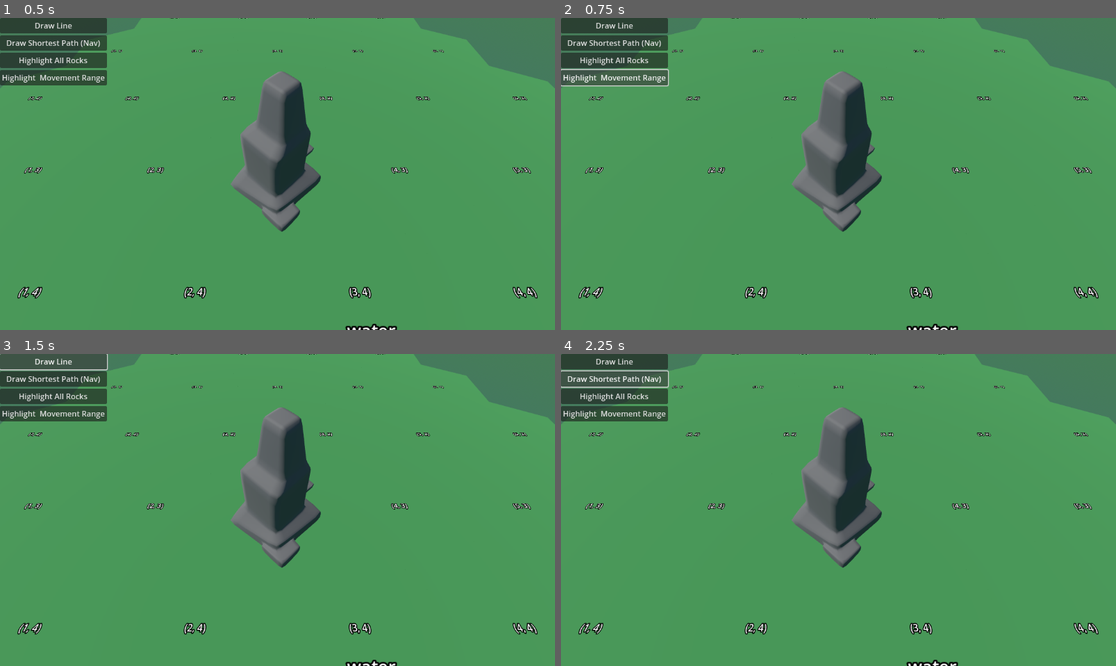
Above: before the commit, frames 1-4 (two rows, left to right).
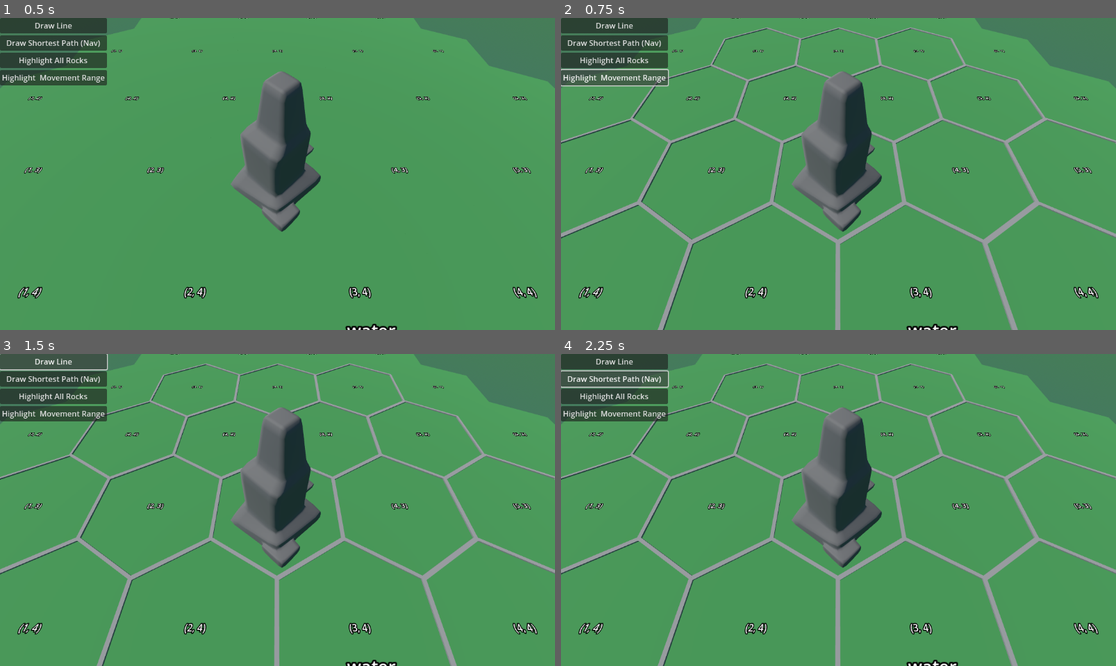
Above: after the commit, the same moments.

Repository: nheeb/spell-tactics
Game: Godot game, scene res://Logic/Main.tscn
Two runs of this game, one before a commit and one after it. Both use one fixed random seed, a clock stepped at 60 frames per second and the inputs below.
Inputs:
- Up to frame 1 (0.5 s): no input
- Up to frame 2 (0.75 s): click "Highlight Movement Range" at 0.5 s
- Up to frame 3 (1.5 s): click "Draw Line" at 1.25 s
- Up to frame 4 (2.25 s): click "Draw Shortest Path (Nav)" at 2 s

Frame 1 is identical in both runs. In frame 2, 5.4% of the frame differs, in the area x 0-100%, y 2-100%; in frame 3, 5.4%; in frame 4, 5.4%.

Commit message:
highlighting + movement range

Diff:
--- /dev/null
+++ b/Assets/Materials/TileHighlightMaterial.tres
@@ -0,0 +1,5 @@
+[gd_resource type="StandardMaterial3D" format=3 uid="uid://dbf6q34gmno45"]
+
+[resource]
+resource_local_to_scene = true
+albedo_color = Color(1, 0.517647, 0.701961, 1)
--- a/Entities/Types/Rock.tres
+++ b/Entities/Types/Rock.tres
@@ -1,16 +1,16 @@
-[gd_resource type="Resource" script_class="EntityResource" load_steps=3 format=3 uid="uid://c6t18hbsmwiha"]
+[gd_resource type="Resource" script_class="EntityType" load_steps=3 format=3 uid="uid://c6t18hbsmwiha"]
 
-[ext_resource type="Script" path="res://Entities/EntityType.gd" id="1_vmmxh"]
-[ext_resource type="PackedScene" uid="uid://cd3p0i6kbwcd4" path="res://Entities/VisualRock.tscn" id="2_145bo"]
+[ext_resource type="Script" path="res://Entities/EntityType.gd" id="1_aefp8"]
+[ext_resource type="PackedScene" uid="uid://cd3p0i6kbwcd4" path="res://Entities/VisualRock.tscn" id="2_xwpuv"]
 
 [resource]
-script = ExtResource("1_vmmxh")
-internal_name = ""
+script = ExtResource("1_aefp8")
+internal_name = "rock"
 can_be_hovered = true
-pretty_name = ""
-fluff_text = ""
-visual_scene = ExtResource("2_145bo")
+pretty_name = "Rock"
+fluff_text = "Rocky Rock"
+visual_scene = ExtResource("2_xwpuv")
 is_drainable = true
-energy = Array[int]([])
-is_obstacle = false
+energy = Array[int]([2])
+is_obstacle = true
 cover_value = 1
--- a/Logic/Tiles/Tile.gd
+++ b/Logic/Tiles/Tile.gd
@@ -1,4 +1,6 @@
 class_name Tile extends Node3D
+
+
 
 var entities: Array[Entity]
 
@@ -6,16 +8,21 @@
 var q: int
 
 
+static func create(r, q) -> Tile:
+	# TODO
+	return null
+
+
 func _on_area_3d_mouse_entered() -> void:
-	$Edges.visible = true
+	set_highlight(Highlight.Type.Hover, true)
 
 func _on_area_3d_mouse_exited() -> void:
-	$Edges.visible = false
+	set_highlight(Highlight.Type.Hover, false)
 
 func add_entity(entity: Entity):
 	entities.append(entity)
 	if entity.visual_entity != null:
-		$Visuals.add_child(entity.visual_entity)
+		$VisualEntities.add_child(entity.visual_entity)
 		entity.visual_entity.owner = self
 
 
@@ -33,3 +40,14 @@
 	for ent in entities:
 		factor = max(factor, ent.resource.cover_value)
 	return factor
+
+
+
+func set_highlight(type: Highlight.Type, active: bool, _reset_others := false):
+	if _reset_others:
+		# TODO (if needed)
+		pass
+	if active:
+		$Highlight.enable_highlight(type)
+	else:
+		$Highlight.disable_highlight(type)
--- a/Logic/Tiles/Tile.tscn
+++ b/Logic/Tiles/Tile.tscn
@@ -1,7 +1,9 @@
-[gd_scene load_steps=5 format=3 uid="uid://dgrhssy80ss18"]
+[gd_scene load_steps=7 format=3 uid="uid://dgrhssy80ss18"]
 
 [ext_resource type="Script" path="res://Logic/Tiles/Tile.gd" id="1_scmar"]
 [ext_resource type="Material" uid="uid://dybc4a2mp16cg" path="res://Assets/Materials/TileGroundMaterial.tres" id="2_c24a5"]
+[ext_resource type="Script" path="res://Logic/Tiles/TileHighlight.gd" id="3_ho6t1"]
+[ext_resource type="Material" uid="uid://dbf6q34gmno45" path="res://Assets/Materials/TileHighlightMaterial.tres" id="4_eqav3"]
 
 [sub_resource type="CylinderMesh" id="CylinderMesh_wyt28"]
 material = ExtResource("2_c24a5")
@@ -12,45 +14,13 @@
 rings = 1
 
 [sub_resource type="BoxMesh" id="BoxMesh_ltq8m"]
+material = ExtResource("4_eqav3")
 
 [node name="Tile" type="Node3D"]
 script = ExtResource("1_scmar")
 
 [node name="Hexagon" type="MeshInstance3D" parent="."]
 mesh = SubResource("CylinderMesh_wyt28")
-
-[node name="Edges" type="Node3D" parent="."]
-visible = false
-
-[node name="Edge1" type="MeshInstance3D" parent="Edges"]
-transform = Transform3D(0.866025, 0, 0.018452, 0, 0.235877, 0, -0.5, 0, 0.0319599, 0.42628, 0, 0.738338)
-mesh = SubResource("BoxMesh_ltq8m")
-skeleton = NodePath("../..")
-
-[node name="Edge2" type="MeshInstance3D" parent="Edges"]
-transform = Transform3D(0.8941, 0, 0.018452, 0, 0.235877, 0, -0.516209, 0, 0.0319599, -0.429618, 0, -0.744119)
-mesh = SubResource("BoxMesh_ltq8m")
-skeleton = NodePath("../..")
-
-[node name="Edge3" type="MeshInstance3D" parent="Edges"]
-transform = Transform3D(-5.85972e-08, 0, 0.0369041, 0, 0.235877, 0, -0.983099, 0, -3.72529e-09, -0.866, 0, 0.003)
-mesh = SubResource("BoxMesh_ltq8m")
-skeleton = NodePath("../..")
-
-[node name="Edge4" type="MeshInstance3D" parent="Edges"]
-transform = Transform3D(-6.11726e-08, 0, 0.0369041, 0, 0.235877, 0, -1.02631, 0, -3.72529e-09, 0.852, 0, 0)
-mesh = SubResource("BoxMesh_ltq8m")
-skeleton = NodePath("../..")
-
-[node name="Edge5" type="MeshInstance3D" parent="Edges"]
-transform = Transform3D(-0.857549, 0, 0.018452, 0, 0.235877, 0, -0.495107, 0, -0.0319599, 0.433373, 2.38419e-07, -0.755619)
-mesh = SubResource("BoxMesh_ltq8m")
-skeleton = NodePath("../..")
-
-[node name="Edge6" type="MeshInstance3D" parent="Edges"]
-transform = Transform3D(-0.877268, 0, 0.018452, 0, 0.235877, 0, -0.506491, 0, -0.0319599, -0.436516, 2.38419e-07, 0.751075)
-mesh = SubResource("BoxMesh_ltq8m")
-skeleton = NodePath("../..")
 
 [node name="DebugLabel" type="Label3D" parent="."]
 transform = Transform3D(1, 0, 0, 0, -4.37114e-08, 1, 0, -1, -4.37114e-08, 0, 0.125358, -5.47957e-09)
@@ -67,7 +37,43 @@
 depth = 0.2
 polygon = PackedVector2Array(1, 0, 0.5, 0.866, -0.5, 0.866, -1, 0, -0.5, -0.866, 0.5, -0.866)
 
-[node name="Visuals" type="Node3D" parent="."]
+[node name="VisualEntities" type="Node3D" parent="."]
+
+[node name="Highlight" type="Node3D" parent="."]
+script = ExtResource("3_ho6t1")
+
+[node name="Edges" type="Node3D" parent="Highlight"]
+visible = false
+
+[node name="Edge1" type="MeshInstance3D" parent="Highlight/Edges"]
+transform = Transform3D(0.866025, 0, 0.018452, 0, 0.235877, 0, -0.5, 0, 0.0319599, 0.42628, 0, 0.738338)
+mesh = SubResource("BoxMesh_ltq8m")
+skeleton = NodePath("../../..")
+
+[node name="Edge2" type="MeshInstance3D" parent="Highlight/Edges"]
+transform = Transform3D(0.8941, 0, 0.018452, 0, 0.235877, 0, -0.516209, 0, 0.0319599, -0.429618, 0, -0.744119)
+mesh = SubResource("BoxMesh_ltq8m")
+skeleton = NodePath("../../..")
+
+[node name="Edge3" type="MeshInstance3D" parent="Highlight/Edges"]
+transform = Transform3D(-5.85972e-08, 0, 0.0369041, 0, 0.235877, 0, -0.983099, 0, -3.72529e-09, -0.866, 0, 0.003)
+mesh = SubResource("BoxMesh_ltq8m")
+skeleton = NodePath("../../..")
+
+[node name="Edge4" type="MeshInstance3D" parent="Highlight/Edges"]
+transform = Transform3D(-6.11726e-08, 0, 0.0369041, 0, 0.235877, 0, -1.02631, 0, -3.72529e-09, 0.852, 0, 0)
+mesh = SubResource("BoxMesh_ltq8m")
+skeleton = NodePath("../../..")
+
+[node name="Edge5" type="MeshInstance3D" parent="Highlight/Edges"]
+transform = Transform3D(-0.857549, 0, 0.018452, 0, 0.235877, 0, -0.495107, 0, -0.0319599, 0.433373, 2.38419e-07, -0.755619)
+mesh = SubResource("BoxMesh_ltq8m")
+skeleton = NodePath("../../..")
+
+[node name="Edge6" type="MeshInstance3D" parent="Highlight/Edges"]
+transform = Transform3D(-0.877268, 0, 0.018452, 0, 0.235877, 0, -0.506491, 0, -0.0319599, -0.436516, 2.38419e-07, 0.751075)
+mesh = SubResource("BoxMesh_ltq8m")
+skeleton = NodePath("../../..")
 
 [connection signal="mouse_entered" from="Area3D" to="." method="_on_area_3d_mouse_entered"]
 [connection signal="mouse_exited" from="Area3D" to="." method="_on_area_3d_mouse_exited"]
--- a/Logic/Tiles/TileGrid.gd
+++ b/Logic/Tiles/TileGrid.gd
@@ -11,17 +11,12 @@
 
 ## 2D Array of tiles, indexed with (r,q)
 var tiles: Array[Array] = []  # Tile
+var n_rows: int
+var n_cols: int
 
 func _ready() -> void:
 	init_basic_grid(3)
 
-class Index:
-	var r: int
-	var q: int
-
-	func _init(r: int, q: int):
-		self.r = r
-		self.q = q
 
 var TileScene = preload("res://Logic/Tiles/Tile.tscn")
 const Q_BASIS: Vector2 = Vector2(sqrt(3), 0)
@@ -44,8 +39,8 @@
 			# in that case continue and put null into the array position
 			if tile_distance(r, q, n, n) > n:
 				continue
-			# place all tiles in pointy-up fashion
-			# that mean they are higher than they are wide
+
+			# TODO put this into some create_tile method
 			var new_tile: Tile = TileScene.instantiate()
 			add_child(new_tile)
 			new_tile.owner = self
@@ -58,6 +53,9 @@
 	add_entity(3, 3, ROCK_TEST_ENTITY)
 	add_entity(3, 4, WATER_TEST_ENTITY)
 
+	n_rows = 2 * n + 1
+	n_cols = 2 * n + 1
+
 func add_entity(r: int, q: int, entity_type: EntityType):
 	# should entities only be part of tiles or do we want a second data structure outside?
 	# here, in TileGrid
@@ -68,11 +66,6 @@
 
 func rq_to_tile(r: int, q: int) -> Tile:
 	return tiles[r][q].add_tile()
-
-## can return null if the tile is not present
-func tile_to_rq(t: Tile) -> Vector2i:
-	# TODO !!
-	return Vector2i(0, 0)
 
 
 ## could maybe be put in Utils singleton
@@ -87,6 +80,7 @@
 	pass
 
 ## returns a list of Tiles forming the straight line between tile1 and tile2.
+## (obstacles are ignored)
 func get_line(tile1: Tile, tile2: Tile) -> Array[Tile]:
 	# TODO
 	return []
@@ -95,13 +89,29 @@
 func get_shortest_path(tile1: Tile, tile2: Tile) -> Array[Tile]:
 	return []
 
-func get_all_tiles_in_distance():
-	# TODO obstacles
-	pass
+func get_all_tiles_in_distance(r_center: int, q_center: int, dist: int):
+	assert(dist >= 0)
+	var s_center := - q_center - r_center
+	var tiles_in_distance: Array[Tile] = []
+	for q in range(-dist, dist + 1):
+		for r in range(-dist, dist+1):
+			for s in range(-dist, dist+1):
+				if q + r + s == 0:
+					var tile_indices: Vector3i = Utility.cube_add(q_center, r_center, s_center, q, r, s)
+					var tile: Tile = tiles[tile_indices.x][tile_indices.y]
+					if tile != null:
+						tiles_in_distance.append(tile)
+
+	return tiles_in_distance
 
 
 func move_all_entities(from: Tile, to: Tile):
 	pass
+
+
+func _highlight_tile_set(tiles: Array[Tile], type: Highlight.Type):
+	for tile in tiles:
+		tile.set_highlight(type, true)
 
 
 # ----- tool part -----
--- /dev/null
+++ b/Logic/Tiles/TileHighlight.gd
@@ -0,0 +1,34 @@
+class_name Highlight extends Node3D
+
+enum Type {
+	Hover,
+	Movement,
+	Combat,
+	Energy
+}
+
+
+@onready var material: StandardMaterial3D = $Edges/Edge1.mesh.material
+var current_highlights: Array[Type] = []
+
+
+const type_to_color := {
+	Type.Movement: Color.WEB_GRAY,
+	Type.Hover: Color.LIGHT_BLUE,
+	Type.Combat: Color.LIGHT_CORAL,
+	Type.Energy: Color.LIME
+}
+
+
+func enable_highlight(type: Type):
+	# will be custom for each type. for now just change color
+	if not type in current_highlights:
+		material.albedo_color = type_to_color[type]
+		current_highlights.append(type)
+		$Edges.visible = true
+
+func disable_highlight(type: Type):
+	if type in current_highlights:
+		current_highlights.erase(type)
+	if current_highlights.is_empty():
+		$Edges.visible = false
--- a/Logic/Utility.gd
+++ b/Logic/Utility.gd
@@ -35,3 +35,12 @@
 		parent.add_child(new_obj)
 	new_obj.global_position = position
 	return new_obj
+
+
+
+# ----- Hex functions -----
+func cube_add(r1, q1, s1, r2, q2, s2) -> Vector3i:
+	return Vector3i(r1 + r2, q1 + q2, s1 + s2)
+
+func axial_add():
+	pass
--- /dev/null
+++ b/Prototype/Prototyping.gd
@@ -0,0 +1,6 @@
+extends Node3D
+
+
+func _on_movement_range_button_pressed() -> void:
+	var movement_tiles = $TileGrid.get_all_tiles_in_distance(3, 3, 2)
+	$TileGrid._highlight_tile_set(movement_tiles, Highlight.Type.Movement)
--- a/Prototype/Prototyping.tscn
+++ b/Prototype/Prototyping.tscn
@@ -1,5 +1,6 @@
-[gd_scene load_steps=7 format=3 uid="uid://cs6vnuiljtmct"]
+[gd_scene load_steps=8 format=3 uid="uid://cs6vnuiljtmct"]
 
+[ext_resource type="Script" path="res://Prototype/Prototyping.gd" id="1_j078d"]
 [ext_resource type="Script" path="res://addons/smoothing/smoothing.gd" id="1_mf57j"]
 [ext_resource type="Script" path="res://Prototype/GameCamera.gd" id="1_wx0wr"]
 [ext_resource type="PackedScene" uid="uid://bshwbn0tpocns" path="res://Logic/Tiles/TileGrid.tscn" id="3_80rsa"]
@@ -20,6 +21,7 @@
 ambient_light_source = 3
 
 [node name="Prototyping" type="Node3D"]
+script = ExtResource("1_j078d")
 
 [node name="GameCamera" type="Node3D" parent="."]
 script = ExtResource("1_wx0wr")
@@ -92,3 +94,5 @@
 custom_minimum_size = Vector2(32, 32)
 layout_mode = 2
 text = "Highlight  Movement Range"
+
+[connection signal="pressed" from="FeaturesUI/Control/VBoxContainer/MovementRangeButton" to="." method="_on_movement_range_button_pressed"]
